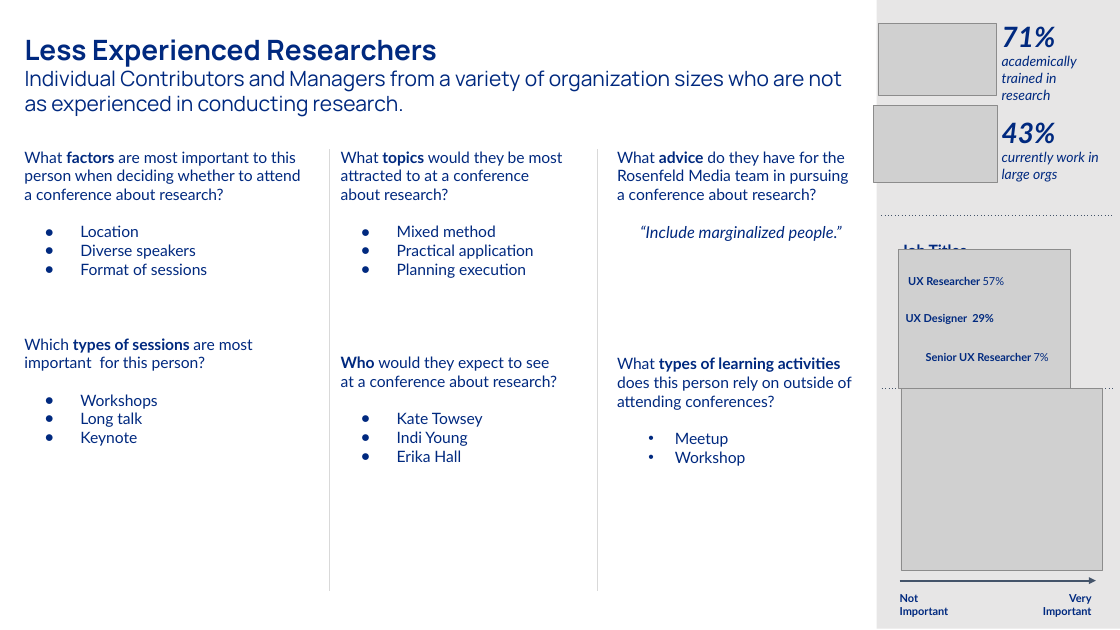
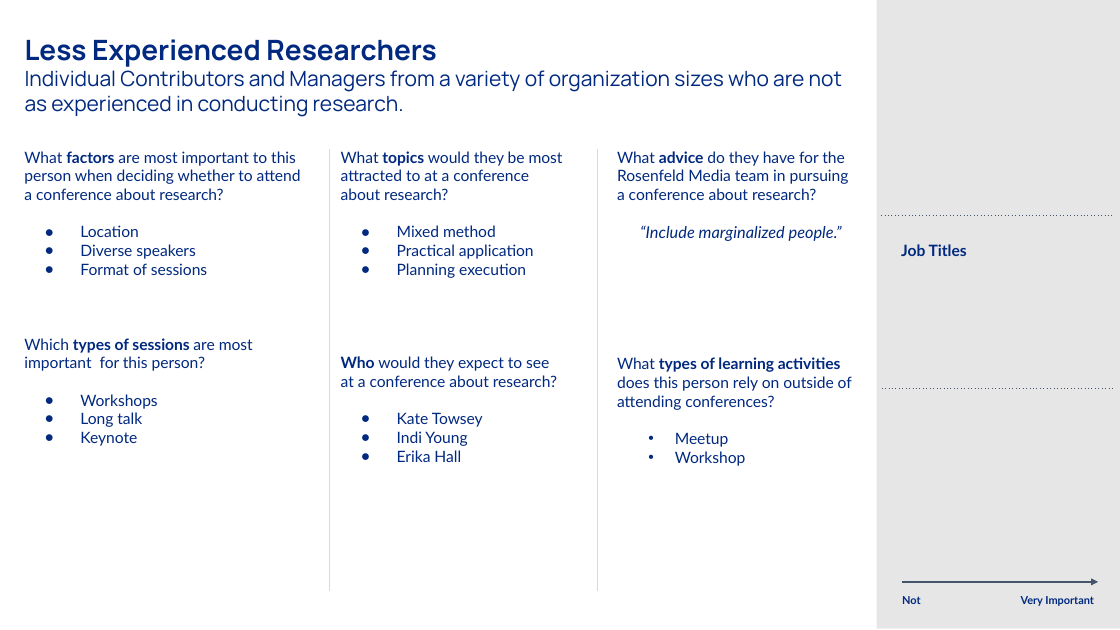
Before and after one commit to PersonaPredicta/Survey_Says..., a slide deck: slide 4 of established_personas.pptx. Drawn at 1120x630 pixels with LibreOffice and Linux fonts; fonts in the diff are those of the drawing; grey boxes stand for pictures. Boxes give left, top, right and bottom in pixels: in the first picture for what was removed or moved away, otherwise in the second. Text is boxed around its words. In the diff, an @@ line names an element or a change of style, - is before the commit and + after.

```diff
--- a/established_personas.pptx
+++ b/established_personas.pptx
@@ group removed at (874,24,1103,571): 5 texts, 4 pictures @@
-71%
-academically trained in research
-43%
-currently work in large orgs
-UX Researcher 57%
-UX Designer 29%
-Senior UX Researcher 7%
@@ text at (1021,596,1094,606): text changed @@
-Very
-Important
+Very Important
@@ text at (900,607,949,617): paragraph removed @@
-Important
```
Also in this commit, not shown: 4 other slides changed.
